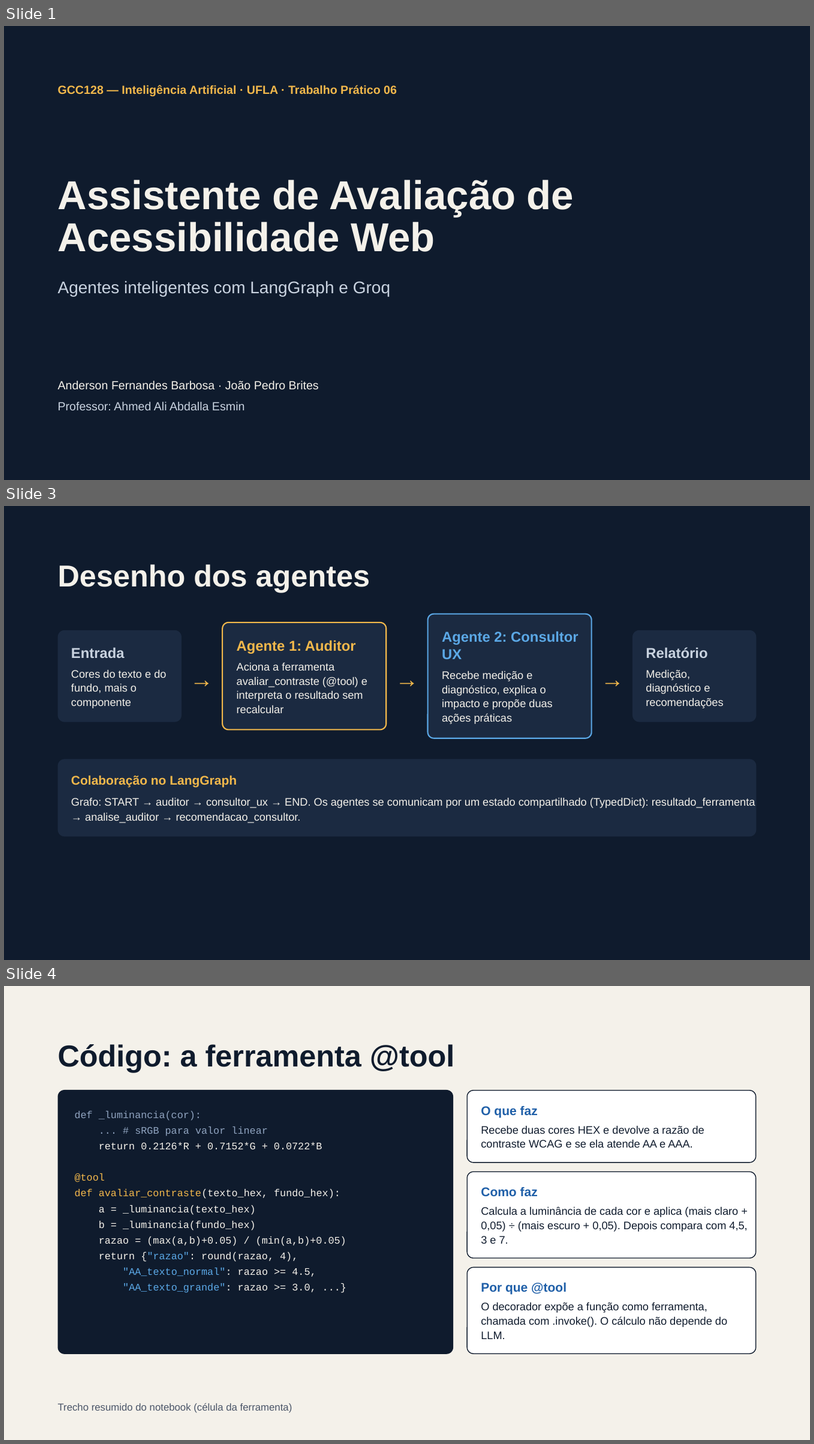
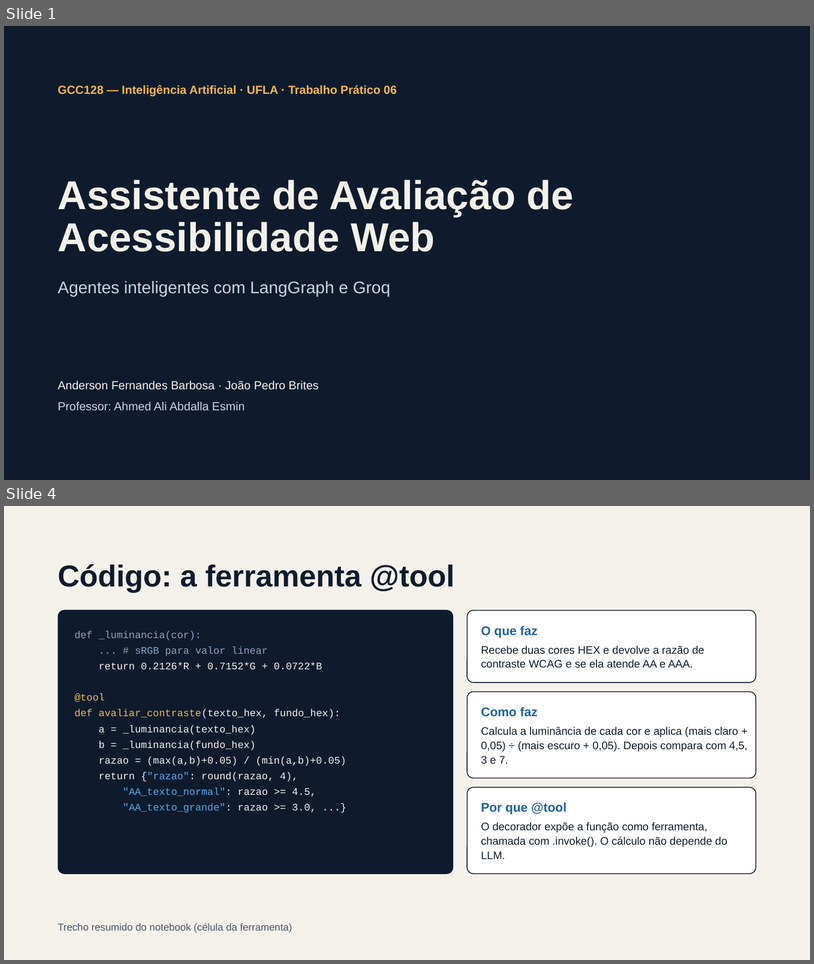
Before and after one commit to Fernanderson123/Trabalho-Pr-tico-06---Agentes-Inteligentes, a slide deck: TP06 — Assistente de Acessibilidade.pptx. Shown one above the other, each under a label of ours: slides 1, 3 and 4 before the commit, slides 1 and 4 after it; the slides between them are not shown. The pictures are 814x1444 and 814x964 pixels, drawn with LibreOffice and Linux fonts; fonts in the diff are those of the drawing. Boxes give left, top, right and bottom in pixels: in the first picture for what was removed or moved away, otherwise in the second. Text is boxed around its words. In the diff, an @@ line names an element or a change of style, - is before the commit and + after.

```diff
--- a/TP06 — Assistente de Acessibilidade.pptx
+++ b/TP06 — Assistente de Acessibilidade.pptx
@@ slide 3 removed at box(4, 506, 810, 960), background #0F1B2D @@
@@ title removed at box(58, 564, 370, 592) @@
-Desenho dos agentes
@@ rounded rectangle removed at box(428, 613, 592, 738) @@
@@ rounded rectangle removed at box(58, 630, 182, 722) @@
@@ rounded rectangle removed at box(222, 622, 386, 729) @@
@@ text removed at box(442, 631, 579, 659) @@
-Agente 2: Consultor UX
@@ rounded rectangle removed at box(633, 630, 757, 722) @@
@@ text removed at box(71, 647, 125, 658) @@
-Entrada
@@ text removed at box(237, 640, 356, 654) @@
-Agente 1: Auditor
@@ text removed at box(646, 647, 708, 658) @@
-Relatório
@@ text removed at box(191, 660, 219, 694) @@
-→
@@ text removed at box(237, 662, 368, 713) @@
-Aciona a ferramenta avaliar_contraste (@tool) e interpreta o resultado sem recalcular
@@ text removed at box(395, 660, 424, 694) @@
-→
@@ text removed at box(601, 660, 630, 694) @@
-→
@@ text removed at box(71, 669, 166, 708) @@
-Cores do texto e do fundo, mais o componente
@@ text removed at box(442, 670, 552, 724) @@
-Recebe medição e diagnóstico, explica o impacto e propõe duas ações práticas
@@ text removed at box(646, 669, 723, 708) @@
-Medição, diagnóstico e recomendações
@@ rounded rectangle removed at box(58, 759, 757, 837) @@
@@ text removed at box(71, 775, 237, 787) @@
-Colaboração no LangGraph
@@ text removed at box(71, 797, 756, 823) @@
-Grafo: START → auditor → consultor_ux → END. Os agentes se comunicam por um estado compartilhado (TypedDict): resultado_ferramenta → analise_auditor → recomendacao_consultor.
```
Also in this commit, not shown: 3 slides changed, 3 slides added.
